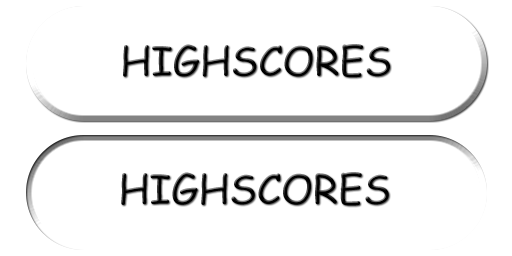
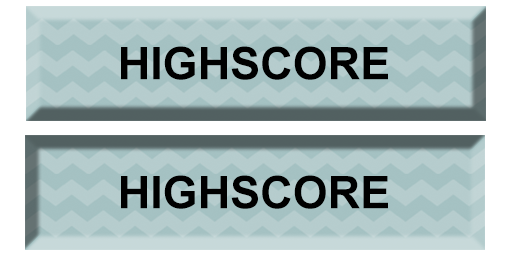
Two versions of the same layered image (512×256). Layer-by-layer changes:
moved "txt1" above "Lag 1", painted on it over [left=121, top=44, right=390, bottom=80]
removed layer "rect2" over [left=26, top=135, right=487, bottom=250]
removed layer "rect1" over [left=26, top=6, right=487, bottom=121]
added layer "Lag 1" above "txt2" over [left=26, top=6, right=486, bottom=121]
painted on "txt2" over [left=121, top=172, right=389, bottom=209]
added layer "Lag 1 kopier" over [left=25, top=135, right=485, bottom=250]
